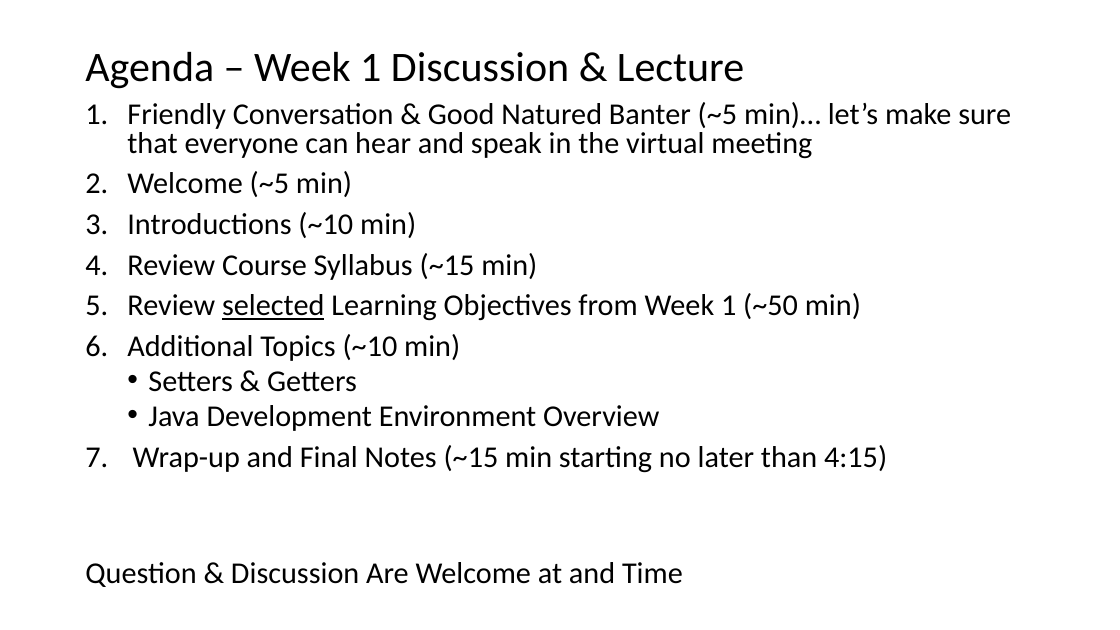
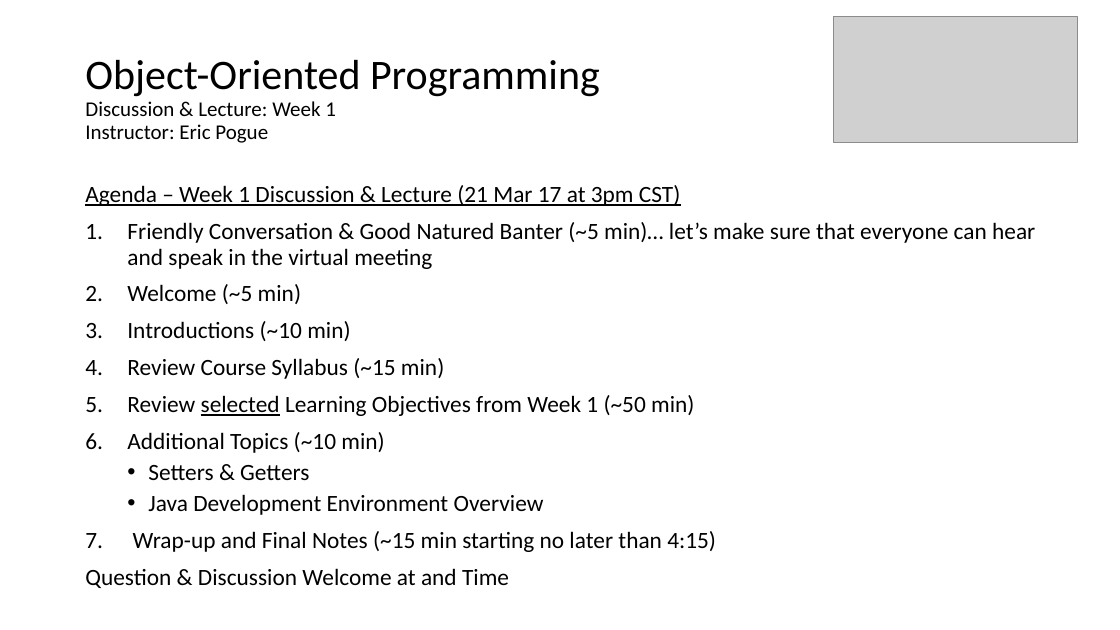
Before and after one commit to EricJPogue/www-epogue-info, a slide deck: slide 1 of CPSC-24500/Week01/2016SpringW01SlidesLecture.pptx (slide 2 before the commit). Drawn at 1120x630 pixels with LibreOffice and Linux fonts; fonts in the diff are those of the drawing; grey boxes stand for pictures. Boxes give left, top, right and bottom in pixels: in the first picture for what was removed or moved away, otherwise in the second. Text is boxed around its words. In the diff, an @@ line names an element or a change of style, - is before the commit and + after.

Commit message:
Add new live meeting information documents.

```diff
--- a/CPSC-24500/Week01/2016SpringW01SlidesLecture.pptx
+++ b/CPSC-24500/Week01/2016SpringW01SlidesLecture.pptx
@@ picture added at [833,17,1078,142] @@
@@ title removed at [85,52,744,89] @@
-Agenda – Week 1 Discussion & Lecture
@@ title added at [85,60,600,143], 18 pt, text #000000 @@
+Object-Oriented Programming
+Discussion & Lecture: Week 1
+Instructor: Eric Pogue
@@ text "Agenda – Week 1 Discussion ...": place and size @@
-text "Agenda – Week 1 Discussion ..." at [85,102,1011,587]
+text "Agenda – Week 1 Discussion ..." at [85,185,1035,588]
@@ text at [85,185,681,206]: paragraph added @@
+Agenda – Week 1 Discussion & Lecture (21 Mar 17 at 3pm CST)
@@ text at [127,222,1035,552]: size 25.9 to 20 pt in "Friendly Conversation & Good Natured Banter (~5 ...", "Welcome (~5 min)", "Introductions (~10 min)", "Review Course Syllabus (~15 min)" and 5 more places; line spacing 0.8 to 0.9 @@
@@ text at [85,568,509,588]: text changed; size 25.9 to 20 pt @@
-Question & Discussion Are Welcome at and Time
+Question & Discussion Welcome at and Time
```
Also in this commit, not shown: 1 slide removed, 2 other files.
